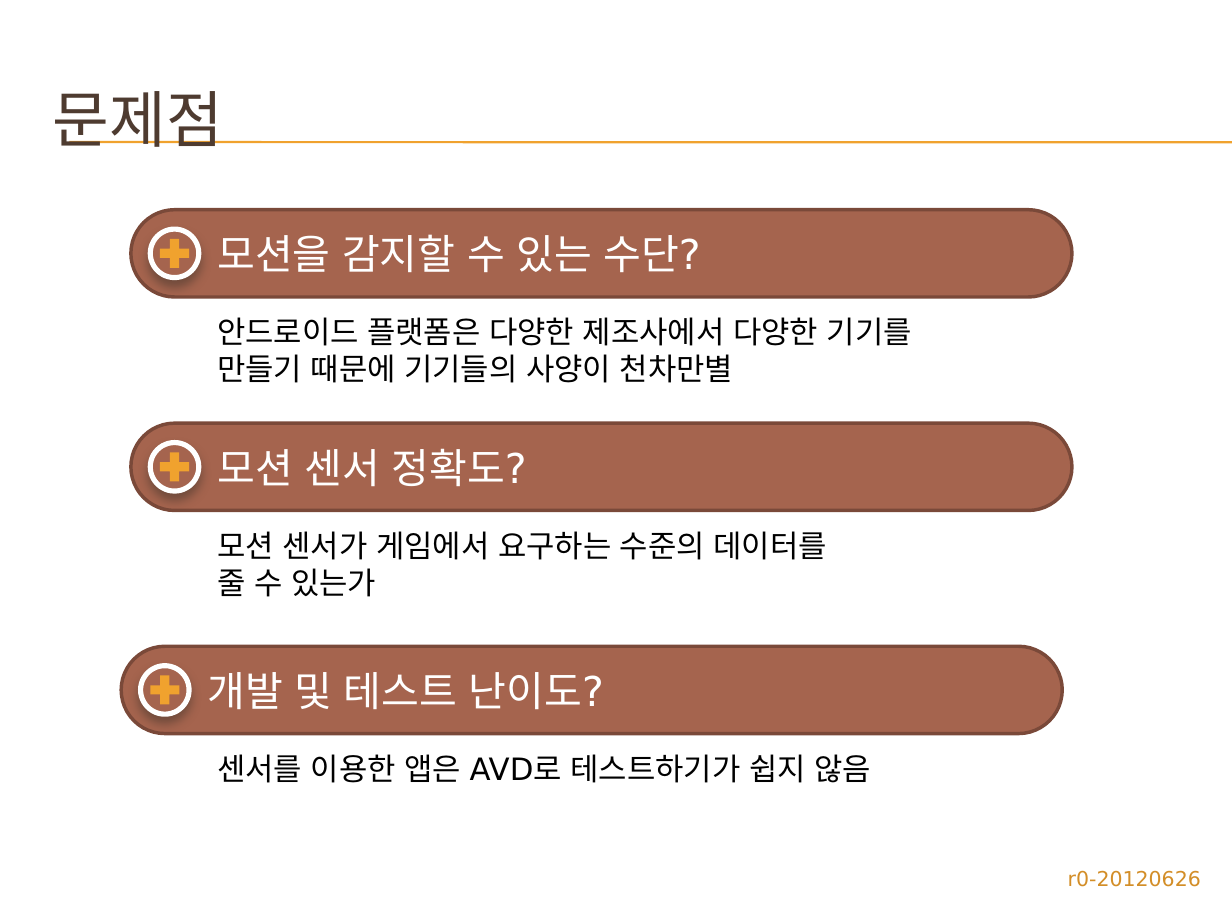
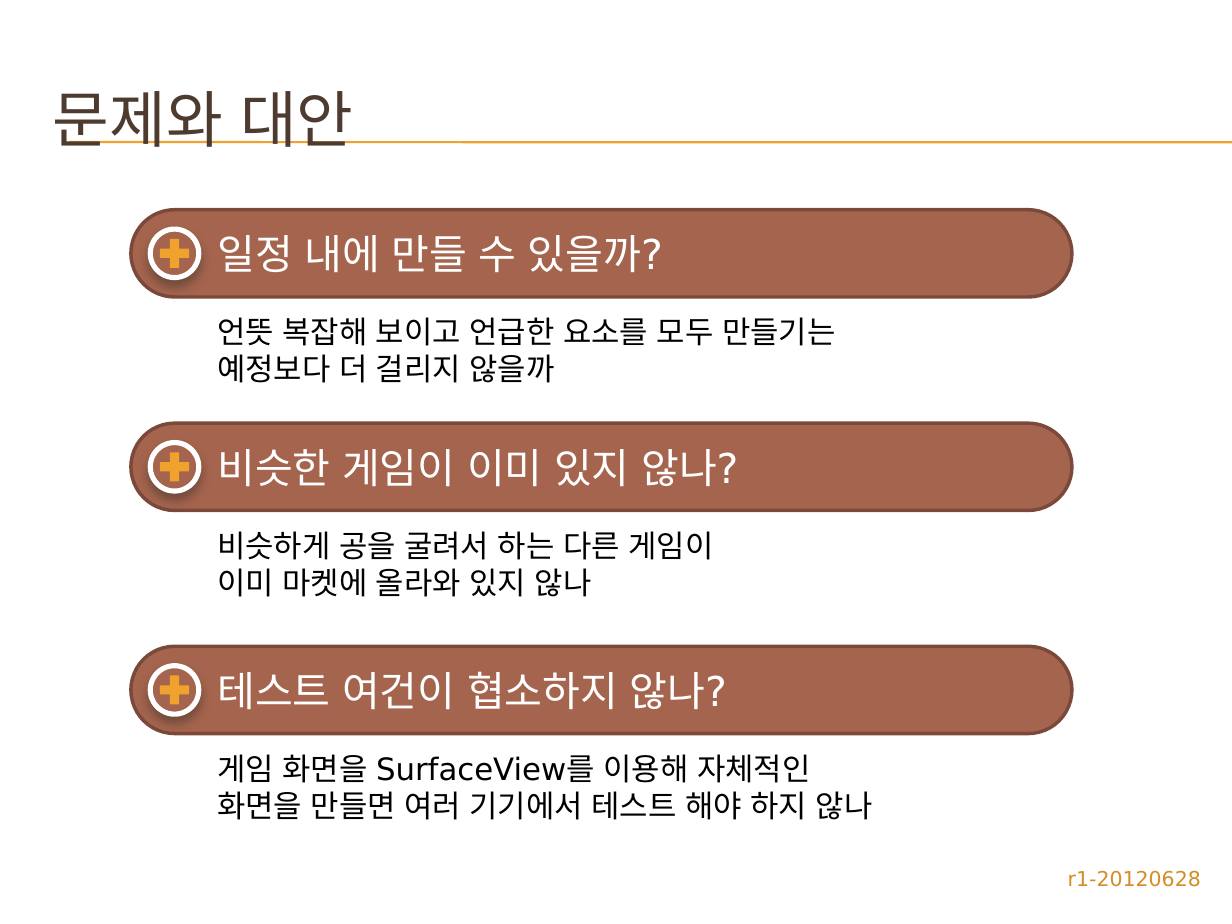
Before and after one commit to zwycid/dimension-drive-downside, a slide deck: slide 14 of doc/3조-DimensionDriveDownside.pptx (slide 16 before the commit). Drawn at 1232x924 pixels with LibreOffice and Linux fonts; fonts in the diff are those of the drawing; background and template pictures are left out. Boxes give left, top, right and bottom in pixels: in the first picture for what was removed or moved away, otherwise in the second. Text is boxed around its words. In the diff, an @@ line names an element or a change of style, - is before the commit and + after.

```diff
--- a/doc/3조-DimensionDriveDownside.pptx
+++ b/doc/3조-DimensionDriveDownside.pptx
@@ title at [53,91,353,147]: text changed @@
-문제점
+문제와 대안
@@ text in rounded rectangle at [217,235,663,272]: text changed @@
-  모션을 감지할 수 있는 수단?
+  일정 내에 만들 수 있을까?
@@ text at [217,317,835,383]: text changed @@
-안드로이드 플랫폼은 다양한 제조사에서 다양한 기기를
-만들기 때문에 기기들의 사양이 천차만별
+언뜻 복잡해 보이고 언급한 요소를 모두 만들기는
+예정보다 더 걸리지 않을까
@@ text in rounded rectangle at [217,449,738,486]: text changed @@
-  모션 센서 정확도?
+  비슷한 게임이 이미 있지 않나?
@@ text at [217,531,714,597]: text changed @@
-모션 센서가 게임에서 요구하는 수준의 데이터를
-줄 수 있는가
+비슷하게 공을 굴려서 하는 다른 게임이
+이미 마켓에 올라와 있지 않나
@@ 1 ellipse, 1 plus, 1 rounded rectangle: place and size @@
-1 ellipse, 1 plus, 1 rounded rectangle at [121,647,1062,734]
+1 ellipse, 1 plus, 1 rounded rectangle at [131,647,1072,734]
@@ text in rounded rectangle at [217,671,727,709]: text changed @@
-  개발 및 테스트 난이도?
+  테스트 여건이 협소하지 않나?
@@ text at [217,754,873,820]: text changed @@
-센서를 이용한 앱은 AVD로 테스트하기가 쉽지 않음
+게임 화면을 SurfaceView를 이용해 자체적인
+화면을 만들면 여러 기기에서 테스트 해야 하지 않나
@@ text at [1068,870,1201,887]: text changed @@
-r0-20120626
+r1-20120628
```
Also in this commit, not shown: 6 other slides changed, 1 slide added, 5 slides removed.
